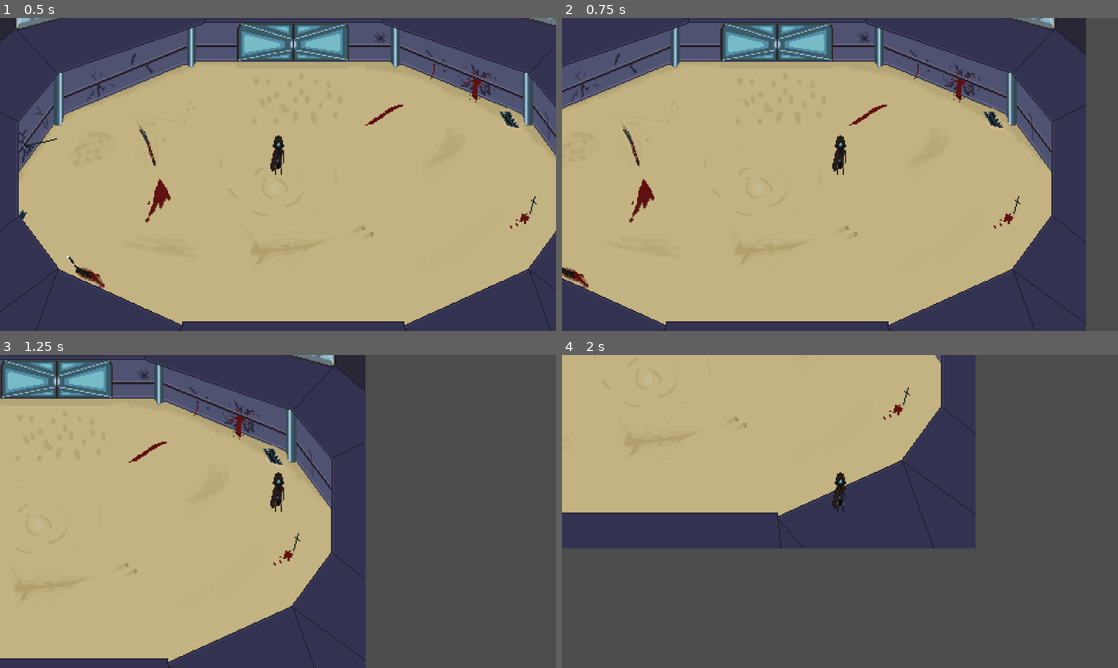
Above: before the commit, frames 1-4 (two rows, left to right).
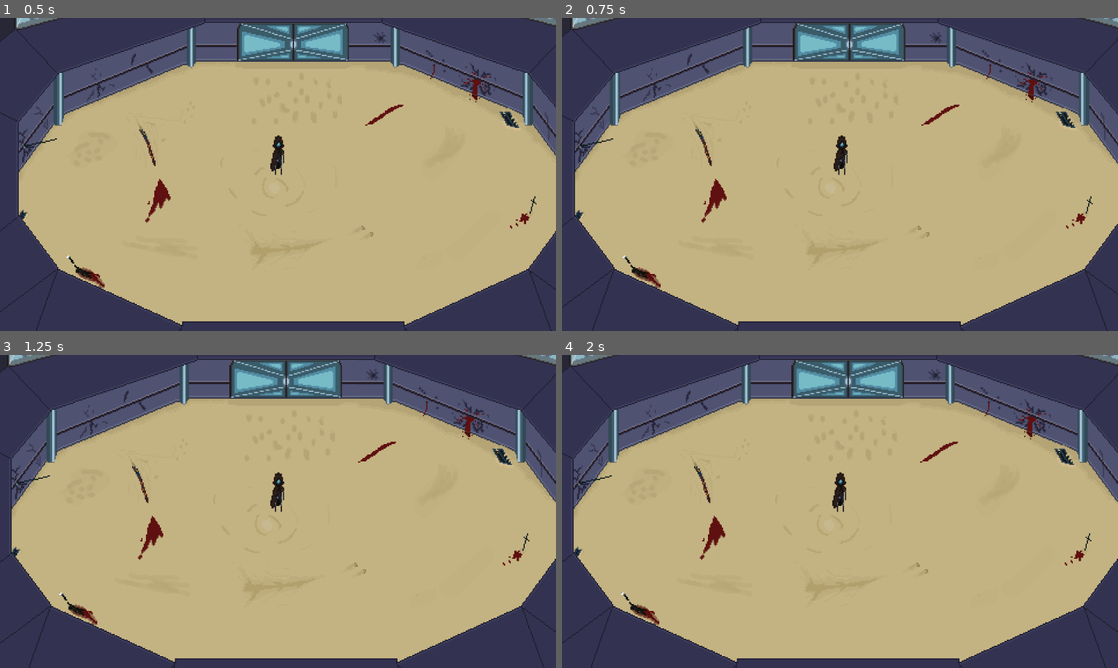
Above: after the commit, the same moments.

Repository: BeaverNotACat/Iudus-Project
Game: Godot game, scene res://World.tscn
Same seed, same stepped clock (60 frames per second), same inputs: the game is played once before the commit and once after it.
Inputs:
- Up to frame 1 (0.5 s): no input
- Up to frame 2 (0.75 s): tap Enter at 0.5 s; hold D (ui_right) from 0.53 s (still down); tap Space (dash) at 0.6 s
- Up to frame 3 (1.25 s): keep holding D (ui_right)
- Up to frame 4 (2 s): release D (ui_right) at 1.28 s; hold S (ui_down) from 1.28 s (still down); tap Space (dash) at 1.35 s

Frame 1 is identical in both runs. In frame 2, 32% of the frame differs, in the area x 0-100%, y 0-100%; in frame 3, 63%; in frame 4, 82%.
Error after the commit: Attempt to call function 'connect' in base 'null instance' on a null instance. (res://Character/Character.gd:27)

Commit message:
Убраны лишние кнопки

Diff:
--- a/Character/Character.tscn
+++ b/Character/Character.tscn
@@ -43,6 +43,9 @@
 [node name="CollisionPolygon2D" type="CollisionPolygon2D" parent="."]
 polygon = PoolVector2Array( 6, -1, 3, 0, -5, 0, -8, -1, -8, -6, -5, -7, 3, -7, 6, -6 )
 
-[node name="Timer" type="Timer" parent="."]
+[node name="Dash_timer" type="Timer" parent="."]
 process_mode = 0
 one_shot = true
+
+[node name="Attack_timer" type="Timer" parent="."]
+process_mode = 0
--- a/World.tscn
+++ b/World.tscn
@@ -23,7 +23,7 @@
 [sub_resource type="ShaderMaterial" id=6]
 shader = ExtResource( 3 )
 
-[node name="World" type="YSort"]
+[node name="World" type="Node2D"]
 
 [node name="Arena" type="StaticBody2D" parent="."]
 __meta__ = {
@@ -64,6 +64,8 @@
 
 [node name="Camera2D" type="Camera2D" parent="Character"]
 current = true
+smoothing_enabled = true
+smoothing_speed = 10.0
 
 [node name="DownerWalls" type="Sprite" parent="."]
 material = SubResource( 3 )
--- a/project.godot
+++ b/project.godot
@@ -38,38 +38,68 @@
 
 ui_accept={
 "deadzone": 0.5,
-"events": [ Object(InputEventKey,"resource_local_to_scene":false,"resource_name":"","device":0,"alt":false,"shift":false,"control":false,"meta":false,"command":false,"pressed":false,"scancode":32,"physical_scancode":0,"unicode":0,"echo":false,"script":null)
-, Object(InputEventJoypadButton,"resource_local_to_scene":false,"resource_name":"","device":0,"button_index":0,"pressure":0.0,"pressed":false,"script":null)
- ]
+"events": [  ]
+}
+ui_select={
+"deadzone": 0.5,
+"events": [  ]
+}
+ui_cancel={
+"deadzone": 0.5,
+"events": [  ]
+}
+ui_focus_next={
+"deadzone": 0.5,
+"events": [  ]
+}
+ui_focus_prev={
+"deadzone": 0.5,
+"events": [  ]
 }
 ui_left={
 "deadzone": 0.2,
 "events": [ Object(InputEventKey,"resource_local_to_scene":false,"resource_name":"","device":0,"alt":false,"shift":false,"control":false,"meta":false,"command":false,"pressed":false,"scancode":65,"physical_scancode":0,"unicode":0,"echo":false,"script":null)
-, Object(InputEventJoypadMotion,"resource_local_to_scene":false,"resource_name":"","device":0,"axis":0,"axis_value":-1.0,"script":null)
  ]
 }
 ui_right={
 "deadzone": 0.2,
 "events": [ Object(InputEventKey,"resource_local_to_scene":false,"resource_name":"","device":0,"alt":false,"shift":false,"control":false,"meta":false,"command":false,"pressed":false,"scancode":68,"physical_scancode":0,"unicode":0,"echo":false,"script":null)
-, Object(InputEventJoypadMotion,"resource_local_to_scene":false,"resource_name":"","device":0,"axis":0,"axis_value":1.0,"script":null)
  ]
 }
 ui_up={
 "deadzone": 0.2,
 "events": [ Object(InputEventKey,"resource_local_to_scene":false,"resource_name":"","device":0,"alt":false,"shift":false,"control":false,"meta":false,"command":false,"pressed":false,"scancode":87,"physical_scancode":0,"unicode":0,"echo":false,"script":null)
-, Object(InputEventJoypadMotion,"resource_local_to_scene":false,"resource_name":"","device":0,"axis":1,"axis_value":-1.0,"script":null)
  ]
 }
 ui_down={
 "deadzone": 0.2,
 "events": [ Object(InputEventKey,"resource_local_to_scene":false,"resource_name":"","device":0,"alt":false,"shift":false,"control":false,"meta":false,"command":false,"pressed":false,"scancode":83,"physical_scancode":0,"unicode":0,"echo":false,"script":null)
-, Object(InputEventJoypadMotion,"resource_local_to_scene":false,"resource_name":"","device":0,"axis":1,"axis_value":1.0,"script":null)
  ]
+}
+ui_page_up={
+"deadzone": 0.5,
+"events": [  ]
+}
+ui_page_down={
+"deadzone": 0.5,
+"events": [  ]
+}
+ui_home={
+"deadzone": 0.5,
+"events": [  ]
+}
+ui_end={
+"deadzone": 0.5,
+"events": [  ]
 }
 dash={
 "deadzone": 0.5,
-"events": [ Object(InputEventKey,"resource_local_to_scene":false,"resource_name":"","device":0,"alt":false,"shift":false,"control":false,"meta":false,"command":false,"pressed":false,"scancode":0,"physical_scancode":32,"unicode":0,"echo":false,"script":null)
-, Object(InputEventJoypadButton,"resource_local_to_scene":false,"resource_name":"","device":0,"button_index":0,"pressure":0.0,"pressed":false,"script":null)
+"events": [ Object(InputEventKey,"resource_local_to_scene":false,"resource_name":"","device":0,"alt":false,"shift":false,"control":false,"meta":false,"command":false,"pressed":false,"scancode":32,"physical_scancode":0,"unicode":0,"echo":false,"script":null)
+ ]
+}
+melee_attack={
+"deadzone": 0.51,
+"events": [ Object(InputEventMouseButton,"resource_local_to_scene":false,"resource_name":"","device":0,"alt":false,"shift":false,"control":false,"meta":false,"command":false,"button_mask":0,"position":Vector2( 0, 0 ),"global_position":Vector2( 0, 0 ),"factor":1.0,"button_index":1,"pressed":false,"doubleclick":false,"script":null)
  ]
 }
 
